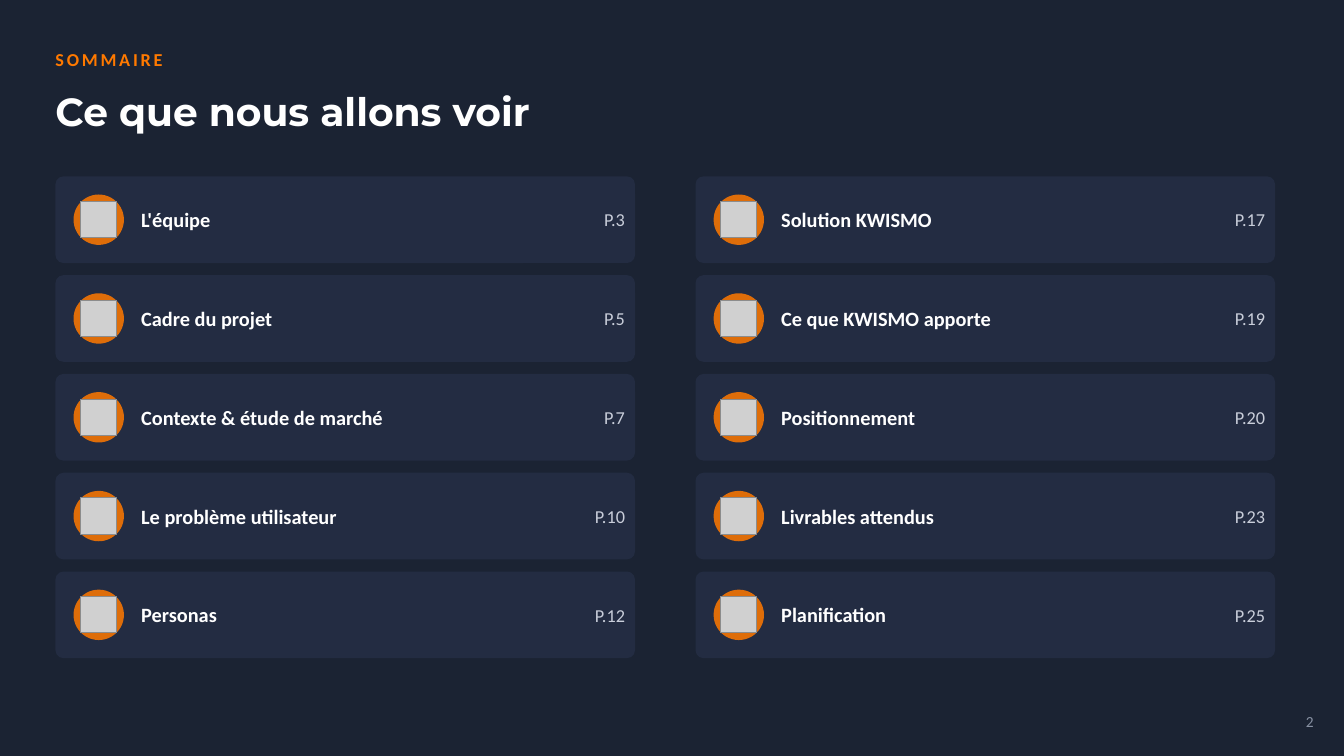
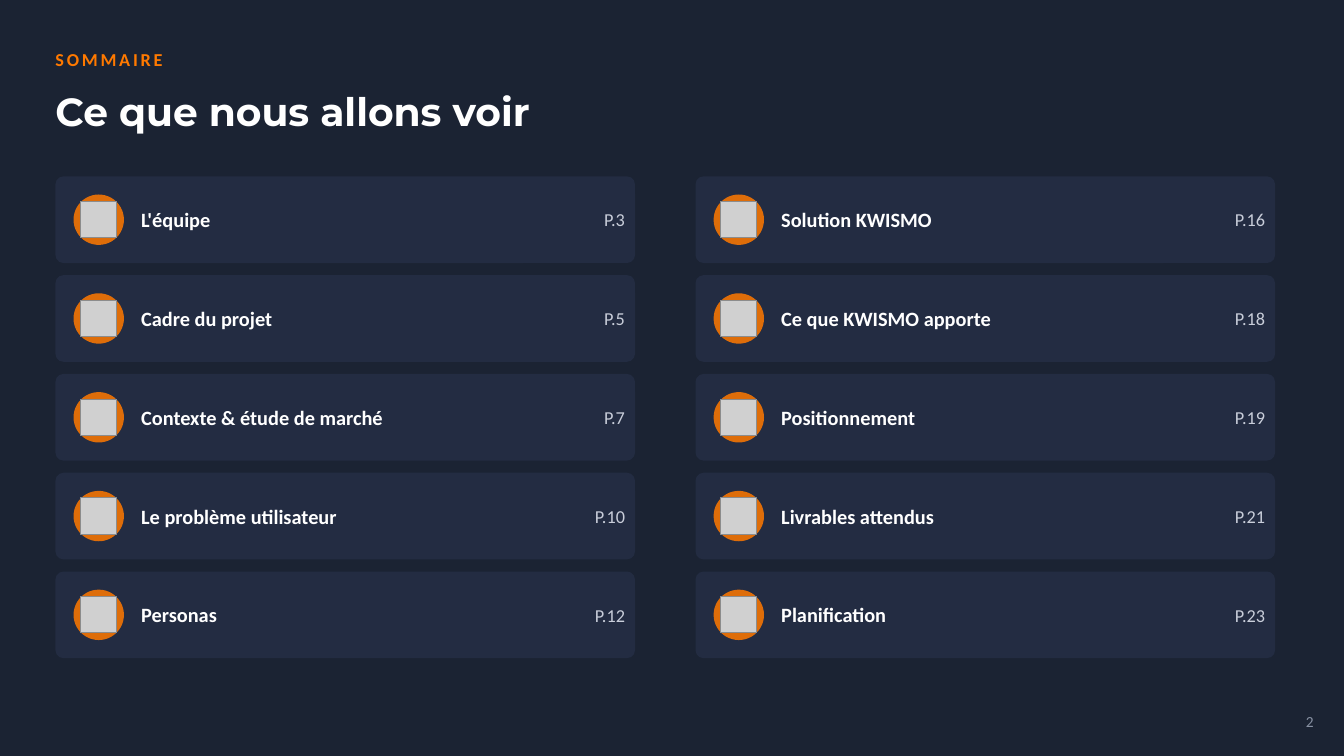
Before and after one commit to kwismo-support/Kwismo, a slide deck: slide 2 of cadrage/KWISMO_Presentation.pptx. Drawn at 1344x756 pixels with LibreOffice and Linux fonts; fonts in the diff are those of the drawing; grey boxes stand for pictures; background and template pictures are left out. Boxes give left, top, right and bottom in pixels: in the first picture for what was removed or moved away, otherwise in the second. Text is boxed around its words. In the diff, an @@ line names an element or a change of style, - is before the commit and + after.

```diff
--- a/cadrage/KWISMO_Presentation.pptx
+++ b/cadrage/KWISMO_Presentation.pptx
@@ text at [1235,213,1265,226]: text changed @@
-P.17
+P.16
@@ text at [1235,312,1265,325]: text changed @@
-P.19
+P.18
@@ text at [1235,412,1265,424]: text changed @@
-P.20
+P.19
@@ text at [1235,511,1265,523]: text changed @@
-P.23
+P.21
@@ text at [1235,610,1265,622]: text changed @@
-P.25
+P.23
```
Also in this commit, not shown: 10 other slides changed, 1 slide removed, 5 other files.
